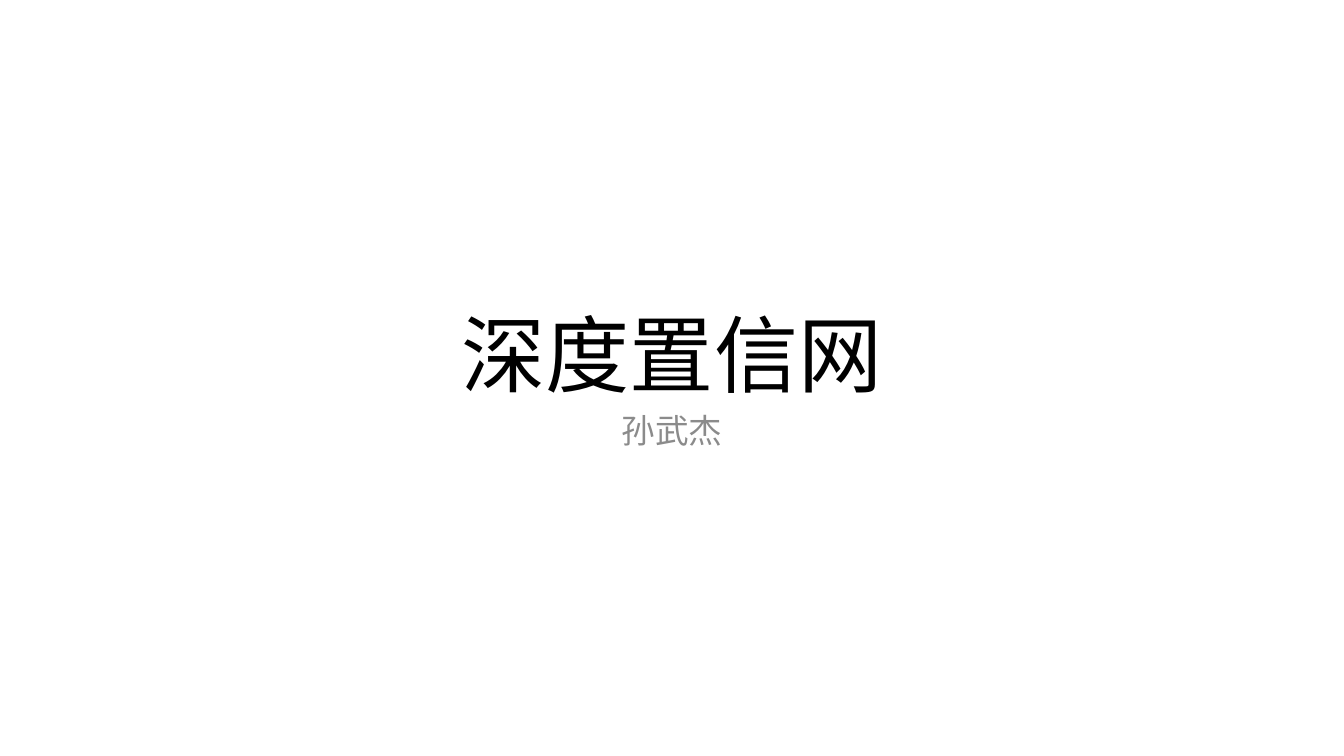
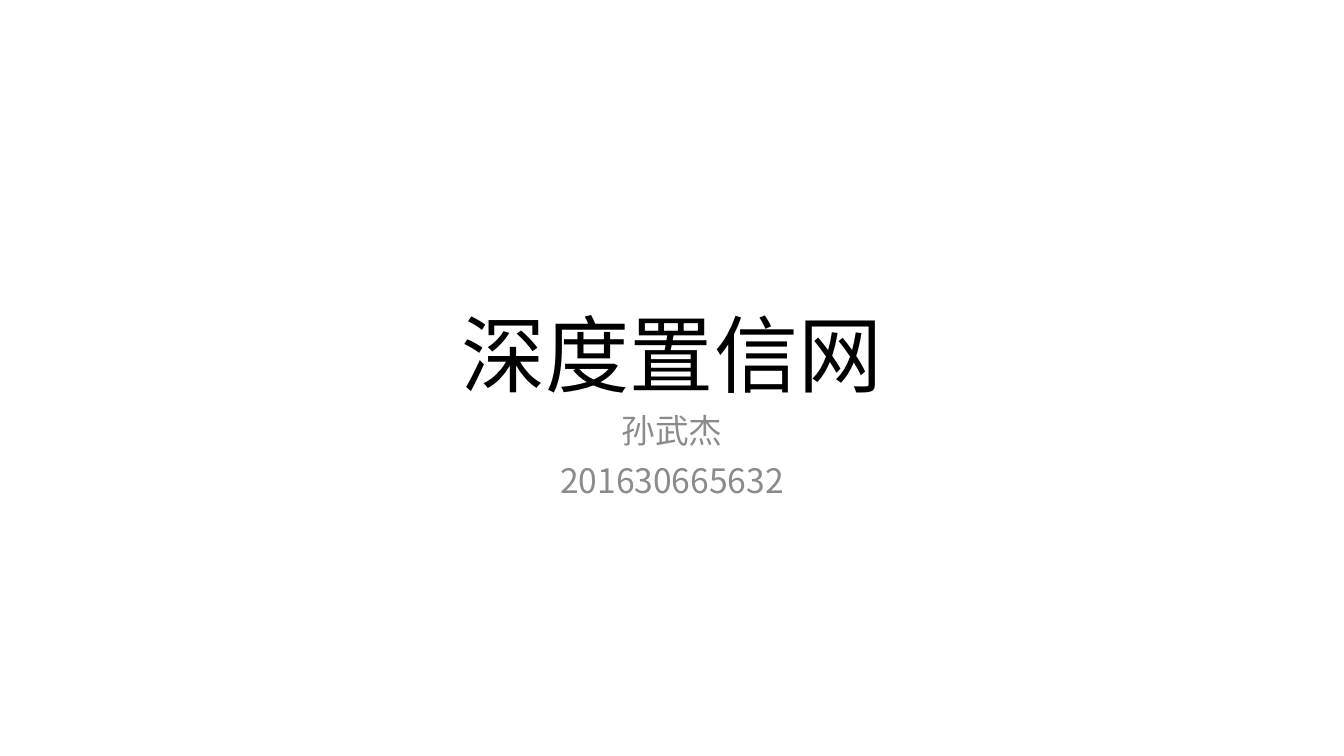
Before and after one commit to wjsun357/Intelligent-Software-Project-Training, a slide deck: slide 1 of Report/汇总报告.pptx. Drawn at 1344x756 pixels with LibreOffice and Linux fonts; fonts in the diff are those of the drawing. Boxes give left, top, right and bottom in pixels: in the first picture for what was removed or moved away, otherwise in the second. Text is boxed around its words. In the diff, an @@ line names an element or a change of style, - is before the commit and + after.

```diff
--- a/Report/汇总报告.pptx
+++ b/Report/汇总报告.pptx
@@ text at [560, 468, 784, 494]: paragraph added @@
+201630665632
```
Also in this commit, not shown: 6 other slides changed, 5 slides added, 6 slides removed, 6 other files.
